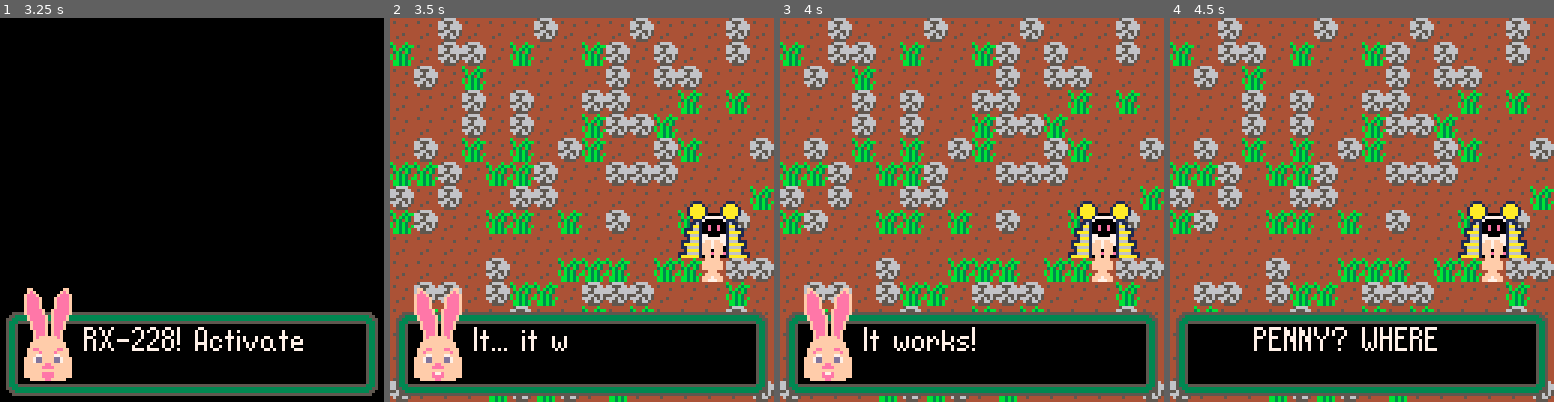
Above: before the commit, frames 1-4 (left to right).
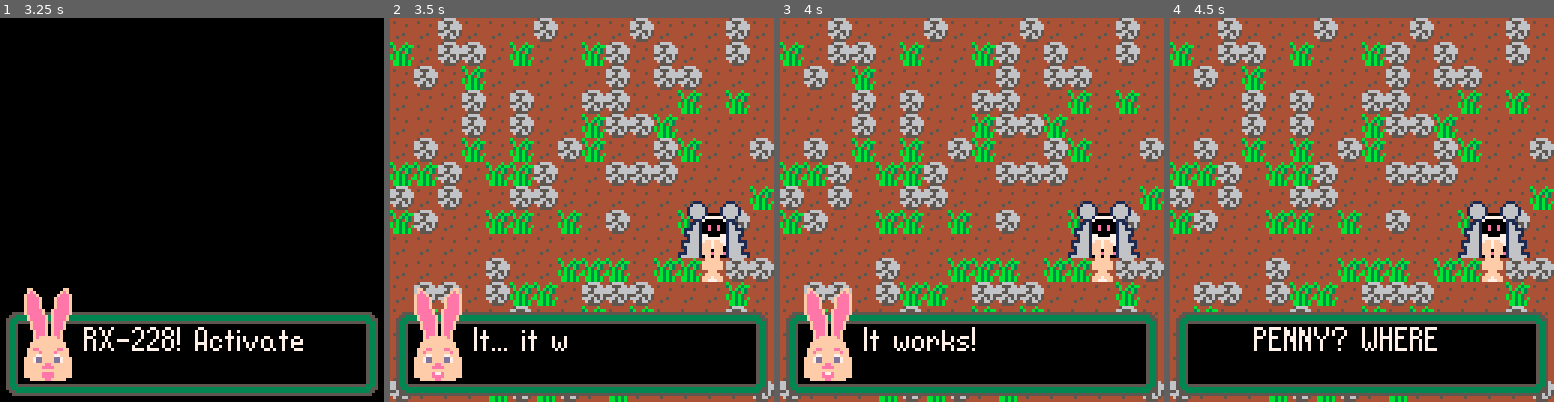
Above: after the commit, the same moments.

Repository: DeCarabas/pico_carts
Game: PICO-8 cartridge robo.p8
Same seed, same stepped clock (60 frames per second), same inputs: the game is played once before the commit and once after it.
Inputs:
- Up to frame 1 (3.25 s): tap X (X key) at 0.33, 1.07, 1.85, 2.97 s; tap O (Z key) at 0.7, 1.7, 2.1, 2.5, 2.9 s; hold Right 1.6-2.1 s; hold Up 2.15-2.42 s; hold Right 2.47-3.03 s; hold Left from 3.08 s (still down)
- Up to frame 2 (3.5 s): keep holding Left; tap O (Z key) at 3.3 s
- Up to frame 3 (4 s): release Left at 3.58 s; hold Down 3.63-3.97 s; tap O (Z key) at 3.7 s
- Up to frame 4 (4.5 s): hold Right from 4.02 s (still down); tap X (X key) at 4.08 s; tap O (Z key) at 4.1 s

Frame 1 is identical in both runs. In frame 2, 0.5% of the frame differs, in the area x 75-93%, y 48-63%; in frame 3, 0.5%; in frame 4, 0.5%.

Commit message:
[Robo] Better wandering

Diff:
--- a/robo.p8
+++ b/robo.p8
@@ -77,6 +77,7 @@
 -- game progress
 --  chapter 0: pre-intro
 --  chapter 1: walking/no charge
+--  chapter 2: clear field
 chapter=0
 
 -- player state
@@ -90,11 +91,11 @@
 
  max_energy=100
  energy_level=max_energy
- walk_cost=0.1
- grab_cost=0.5
- plow_cost=0.5
- water_cost=0.3
- plant_cost=0.3
+ walk_cost=0.2
+ grab_cost=1
+ plow_cost=1
+ water_cost=0.5
+ plant_cost=0.5
 
  grabbed_item=nil
  tx=px ty=py
@@ -574,7 +575,8 @@
  local bsx=8*base_x
  local bsy=8*base_y
 
- if px~=base_x or
+ if chapter<2 or
+    px~=base_x or
     py~=base_y then
   pal(10,6) -- no glow
  end
@@ -591,6 +593,20 @@
  pal()
 end
 
+function sort(ks,vs)
+ local swapped=true
+ while swapped do
+  swapped=false
+  for i=1,#ks-1 do
+   if ks[i]>ks[i+1] then
+    ks[i],ks[i+1]=ks[i+1],ks[i]
+    vs[i],vs[i+1]=vs[i+1],vs[i]
+    swapped=true
+   end
+  end
+ end
+end
+
 -- the main rendering function
 -- since almost everything is
 -- always on the screen at the
@@ -598,7 +614,10 @@
 function draw_game()
  -- first, we adjust the pals so
  -- that it looks like the right
- -- time of day.
+ -- time of day. (but if we get
+ -- here and the palette is
+ -- already dark then just let it
+ -- be.)
  if pal==original_pal then
   enable_sunshine(hour)
  end
@@ -607,15 +626,12 @@
 
 	-- make sure we draw the world
 	-- objects in the right order.
-	if py<=base_y then
-  draw_player()
-  draw_base()
-  draw_penny()
- else
-  draw_base()
-  draw_penny()
-  draw_player()
- end
+	local draws={draw_player,draw_base,draw_penny}
+	local ys={py,base_y,penny_y/8}
+	sort(ys,draws)
+	for dd in all(draws) do
+	 dd()
+	end
 
  -- (debugging garbage)
  --rectfill(sc.x-4,sc.y-4,sc.x+4,sc.y+4,7)
@@ -627,9 +643,9 @@
  draw_weather()
 
  -- now turn off the palettes so
- -- that the menu and stuff don't
- -- get affected by the time of
- -- day.
+ -- that the menu and stuff
+ -- don't get affected by the
+ -- time of day.
  disable_dark()
 
  -- hud and debug stuff
@@ -1012,7 +1028,7 @@
   "^i'll be back soon to\nfinish up."},
  post=function()
   energy_level=max_energy/4
-  penny_run(1)
+  penny_run(128,penny_y)
   update_fn=update_walk
   chapter=1
  end
@@ -1023,6 +1039,10 @@
    cls(0)
    penny_show(base_x*8+4,base_y*8+16,0)
    blank_screen=true
+
+   -- ♪: set the chapter early
+   --     so the base glows.
+   chapter=2
   end,
   "^hey... how'd you get\nover there?",
   "^whoops!",
@@ -1042,20 +1062,21 @@
   "^t^h^a^t ^f^i^e^l^d ^c^l^e^a^r\n^y^e^t?"},
  {p=py_talk,
   "^hey, help me clear\nthis field?",
-  "^we need a clear 5x5\nspace..."},
+  "^we need a big clear\nspace..."},
  {p=py_whelm,
   "...but these rocks\nare so big."},
  {p=py_shock,
   "^help me move these,\n^o^k?"},
  post=function()
-  penny_run(1)
+  penny_wander()
   update_fn=update_walk
-  chapter=2
  end
 }
 
 cs_nobattery={
  {pre=function()
+   old_penny_x=penny_x
+
    cls(0)
    penny_show(base_x*8+4,base_y*8+16,0)
    blank_screen=true
@@ -1073,7 +1094,9 @@
   "^don't worry.",
   "^i'll always be there\nto help."},
  post=function()
-  penny_run(1)
+  if old_penny_x==nil then
+   penny_run(128,penny_y)
+  end
   update_fn=update_walk
  end
 }
@@ -1157,59 +1180,142 @@
 end
 
 function init_penny()
- penny_x=nil penny_y=nil
- penny_tx=0 penny_ty=0
+ update_penny=nop
+
+ penny_x=nil penny_y=0
  penny_t=0 penny_speed=0.09
  penny_frame=0
  penny_atime=0
 
- penning_running=false
  penny_d=0 -- -1,1,0,2
 end
 
 function penny_show(x,y,d)
  penny_x=x penny_y=y penny_d=d
- penny_running=false
  penny_frame=0
 end
 
-function penny_run(d)
- penny_d=d penny_t=0
- penny_running=true
-end
-
-function update_penny()
- if penny_running then
+function penny_wander()
+ function _next()
+  local dst=flr(rnd()*16)
+  local tx,ty=penny_x,penny_y
+  if rnd()>=0.5 then
+   tx=dst*8
+  else
+   ty=dst*8
+  end
+  tx=mid(8,tx,111)
+  ty=mid(8,ty,111)
+  penny_run(tx,ty,_idle)
+ end
+
+ function _sleep()
+  local sd=day
+  penny_x=nil
+  update_penny=function()
+   -- wait for morning.
+   if day>sd and hour>=8 then
+    penny_x=128
+    penny_y=flr(rnd()*103)+8
+    local tx=flr(rnd()*103)+8
+    penny_run(tx,penny_y,_idle)
+   end
+  end
+ end
+
+ function _idle()
+  local t=(rnd()*30)+20
+  update_penny=function()
+   if hour>=18 then
+    -- penny, it's late! run
+    -- home to mom!
+    penny_run(128,penny_y,_sleep)
+   else
+    t-=1
+    if (t<=0) _next()
+   end
+  end
+ end
+
+ _next()
+end
+
+function penny_stop_wander()
+ update_penny=nop
+ penny_frame=0
+end
+
+function penny_run(tx,ty,fn)
+ local dx=tx-penny_x
+ local dy=ty-penny_y
+ if abs(dx)>abs(dy) then
+  if dx>0 then
+   penny_d=1
+  else
+   penny_d=-1
+  end
+ else
+  if dy>0 then
+   penny_d=2
+  else
+   penny_d=0
+  end
+ end
+
+ penny_t=0
+ update_penny=function()
   penny_t+=penny_speed
-  penny_x+=(sin(penny_t)+1)*3*penny_d
 
   penny_atime+=penny_speed
   while penny_atime>=1 do
    penny_atime-=1
   end
 
+  local dist=(sin(penny_t)+1)*3
+  if penny_d==0 then
+   penny_y-=dist
+   if (penny_y<ty) penny_y=ty
+  elseif penny_d==2 then
+   penny_y+=dist
+   if (penny_y>ty) penny_y=ty
+  elseif penny_d==-1 then
+   penny_x-=dist
+   if (penny_x<tx) penny_x=tx
+  else
+   penny_x+=dist
+   if (penny_x>tx) penny_x=tx
+	 end
+
   -- 2 frames, 2 wide
   penny_frame=flr(penny_atime*2)*2
 
-  if penny_x<-16 or penny_x>127 then
-   penny_x=nil
-   penny_running=false
-  end
- end
-end
+  if penny_x==tx and
+     penny_y==ty then
+   penny_frame=0
+   update_penny=nop
+   if fn then
+    fn()
+   else
+    penny_x=nil
+   end
+  end
+ end
+end
+
+function nop() end
 
 function draw_penny()
  if penny_x~=nil then
-  local base,w,f=74,1,false
+  local base,w,f,m=74,1,false,16
   if penny_d==1 then
-   base=76 w=2
+   base=76 w=2 m=1
   elseif penny_d==-1 then
-   base=76 w=2 f=true
+   base=76 w=2 m=1 f=true
   elseif penny_d==2 then
    base=75
   end
   spr(
-   base+penny_frame,
+   base+(penny_frame*m),
    penny_x-4,
    penny_y-16,
    w,2,
@@ -1358,22 +1464,22 @@
 551110555511000000000000444554440000000000000000000000000000000000000000000000000fffff000fffff0077fffff0000000000000000000000000
 66d5106666dd51000000000044455444000000000000000000000000000000000000000000000000fff7fff0ffefeff0fffefff0000000000000000000000000
 776d1077776dd5500000000044444444000000000000000000000000000000000000000000000000ff777ff0ffefeff0ffffefff000000000000000000000000
-88221018888221000000000000000000000000000000000000000000000000000000000000000000000000000000000000000000000000000000000000000000
-9422104c999421000000000000000000000000000000000000000000000000000000000000000000000000000000000000000000000000000000000000000000
-a9421047aa9942100000000000000111000000000000000000000000000000000000000000000000000000000000000000000000000000000000000000000000
-bb3310bbbbb3310000000000000001a1000000000000000000000000000000000000000000000000000000000000000000000000000000000000000000000000
-ccd510ccccdd51100000000000001161000000000000000000000000000000000000000000000000000000000000000000000000000000000000000000000000
-d55110dddd5110000000000000001aa1000000000000000000000000000000000000000000000000000000000000000000000000000000000000000000000000
-ee82101eee8822100000000000111661000000000000000000000000000000000000000000000000000000000000000000000000000000000000000000000000
-f94210f7fff9421000000000001aaaa1000000000000000000000000000000000000000000000000000000000000000000000000000000000000000000000000
-00000000000000006666666600116661000000000000000000000000000000000000000000000000000000000000000000000000000000000000000000000000
-0000000000000000666666660001aaa1000000000000000000000000000000000000000000000000000000000000000000000000000000000000000000000000
-00000000000000006656656601116661000000000000000000000000000000000000000000000000000000000000000000000000000000000000000000000000
-00000000000000006656656601aaaaa1000000000000000000000000000000000000000000000000000000000000000000000000000000000000000000000000
-00000000000000006656656601166661000000000000000000000000000000000000000000000000000000000000000000000000000000000000000000000000
-000000000000000066566566001aaaa1000000000000000000000000000000000000000000000000000000000000000000000000000000000000000000000000
-00000000000000006656656611166661000000000000000000000000000000000000000000000000000000000000000000000000000000000000000000000000
-0000000000000000666666661aaaaaa1000000000000000000000000000000000000000000000000000000000000000000000000000000000000000000000000
+88221018888221000000000000000000000000000000000000000000000000000000000000000000f00000f0f00000f000000000000000000000000000000000
+9422104c999421000000000000000000000000000000000000000000000000000000000000000000f0fff0f0ff000ff000000000000000000000000000000000
+a9421047aa9942100000000000000111000000000000000000000000000000000000000000000000f0fef0f0ff000ff000000000000000000000000000000000
+bb3310bbbbb3310000000000000001a100000000000000000000000000000000000000000000000007dfd7000f070f0000000000000000000000000000000000
+ccd510ccccdd51100000000000001161000000000000000000000000000000000000000000000000ff7f7ff00f777f0000000000000000000000000000000000
+d55110dddd5110000000000000001aa1000000000000000000000000000000000000000000000000fdfffdf00ff7ff0000000000000000000000000000000000
+ee82101eee8822100000000000111661000000000000000000000000000000000000000000000000fdfffdf00fffff0000000000000000000000000000000000
+f94210f7fff9421000000000001aaaa1000000000000000000000000000000000000000000000000fdfffdf0fffffff000000000000000000000000000000000
+00000000000000006666666600116661000000000000000000000000000000000000000000000000fffffff0fefffef000000000000000000000000000000000
+0000000000000000666666660001aaa1000000000000000000000000000000000000000000000000fffffff0fefffef000000000000000000000000000000000
+000000000000000066566566011166610000000000000000000000000000000000000000000000000ff7ff00fefffef000000000000000000000000000000000
+00000000000000006656656601aaaaa10000000000000000000000000000000000000000000000000f777f000f7f7f0000000000000000000000000000000000
+000000000000000066566566011666610000000000000000000000000000000000000000000000000f070f00f7dfd7f000000000000000000000000000000000
+000000000000000066566566001aaaa1000000000000000000000000000000000000000000000000ff000ff0f0fef0f000000000000000000000000000000000
+00000000000000006656656611166661000000000000000000000000000000000000000000000000ff000ff0f0fff0f000000000000000000000000000000000
+0000000000000000666666661aaaaaa1000000000000000000000000000000000000000000000000f00000f0f00000f000000000000000000000000000000000
 cccccccccccccccccc53350000000500000000000000000000555500005555000055550000555500005555000055550000000000665555000006666000076000
 cccccccccccccccccc53350000000050000005000990909005777750057777500577755005777550057755500555555000000000566777500067777607666660
 cccc555555555555cc53350000000505000033500099999057777775577777555777755557775555577555555555555500000000056677656677666600000000
